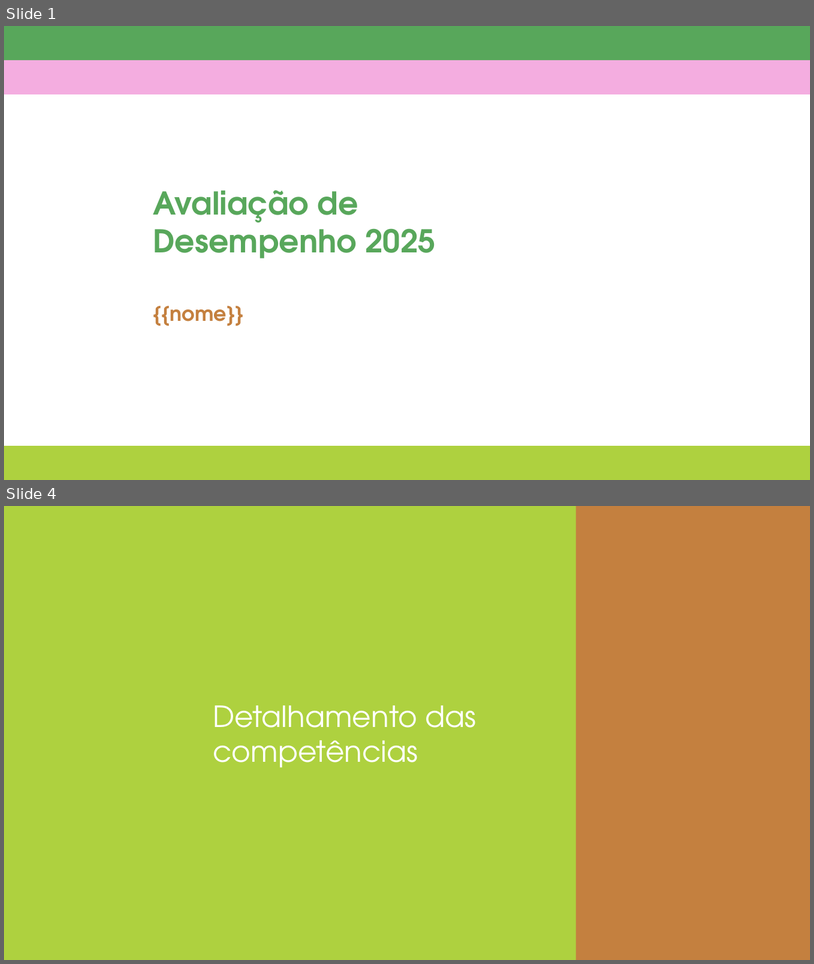
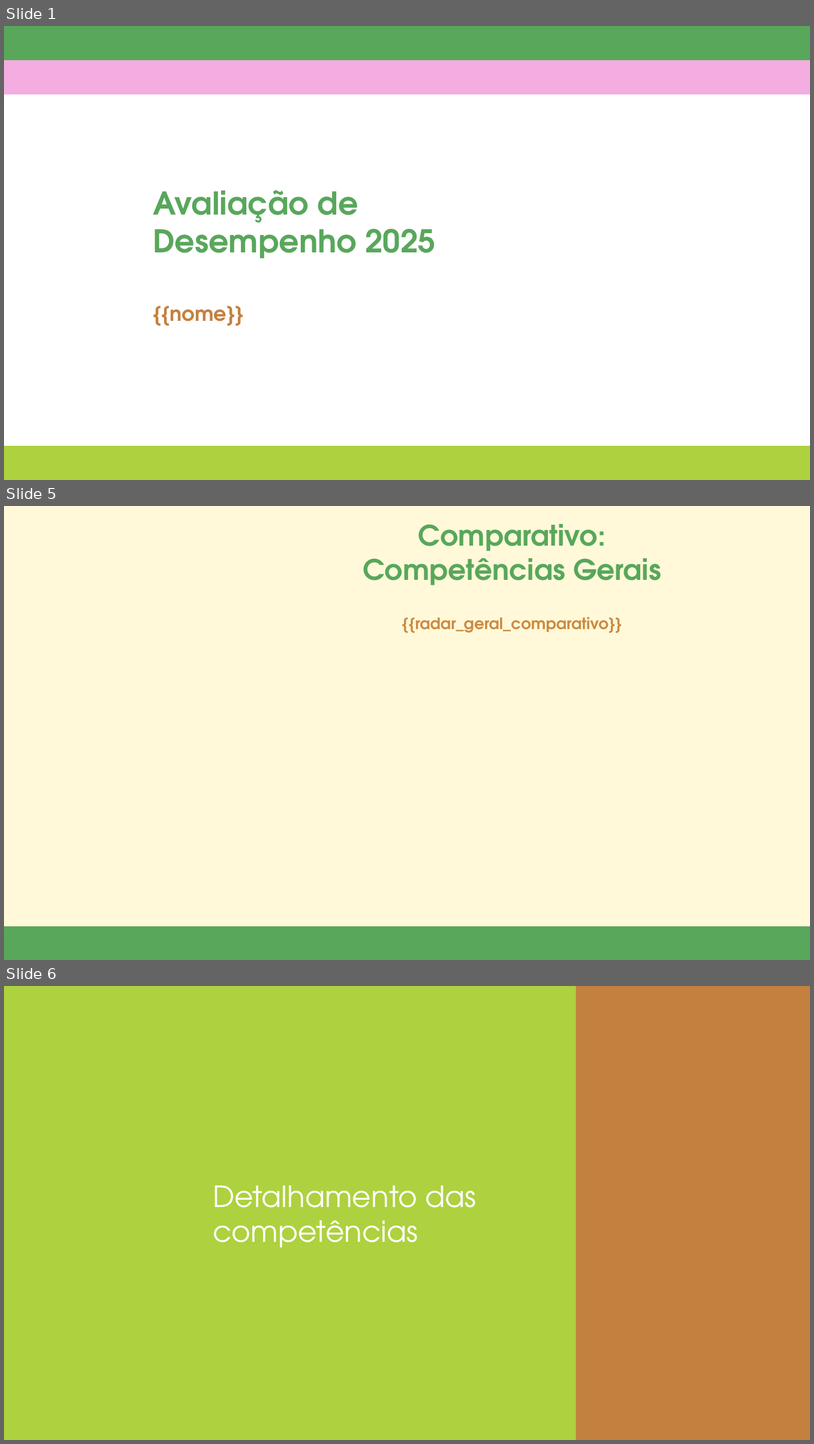
Before and after one commit to hugobovareto/Avaliacao-de-Desempenho-2025, a slide deck: templates/[GARN] Modelo de apresentação de slides.pptx. Shown one above the other, each under a label of ours: slides 1 and 4 before the commit, slides 1, 5 and 6 after it; the slides between them are not shown. The pictures are 814x964 and 814x1444 pixels, drawn with LibreOffice and Linux fonts; fonts in the diff are those of the drawing; background and template pictures are left out. Boxes give left, top, right and bottom in pixels: in the first picture for what was removed or moved away, otherwise in the second. Text is boxed around its words. In the diff, an @@ line names an element or a change of style, - is before the commit and + after.

Commit message:
Adição de nomes dos avaliadores e gráfico de radar comparativo

```diff
--- a/templates/[GARN] Modelo de apresentação de slides.pptx
+++ b/templates/[GARN] Modelo de apresentação de slides.pptx
@@ slide 5 added at <box>4,506,810,960</box>, background #FFF9D9 @@
@@ title added at <box>363,524,662,585</box>, 25.2 pt, text #58A75B, bold @@
+Comparativo:
+Competências Gerais
@@ text added at <box>402,617,622,633</box>, 14 pt, text #CC8A42, bold @@
+{{radar_geral_comparativo}}
@@ rectangle added at <box>4,926,810,960</box>, fill #58A75B @@
@@ what was slide 4 is now slide 6 @@
```
Also in this commit, not shown: 2 slides changed, 1 other slide added, 2 other files.
